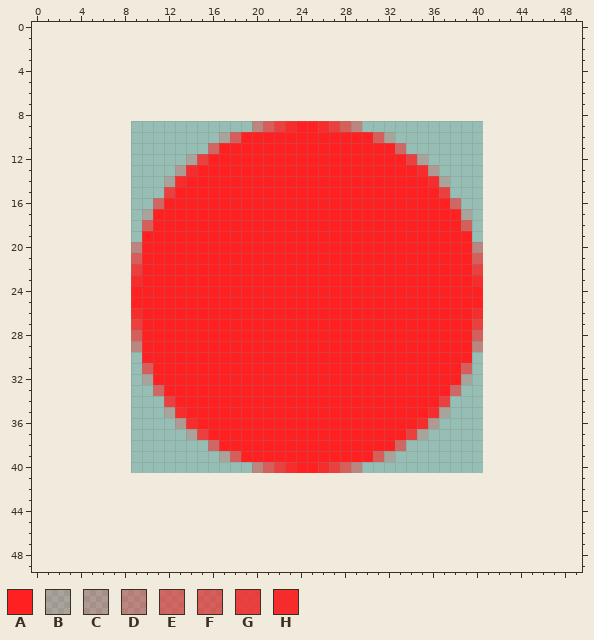
Edited in one commit: pixel-art sprite (assets/sprites/Player.png). The first picture shows the starting point.
The file is 32x32 pixels. Pixels under 10% opacity are left out. Colours within 5 levels of each other are drawn and written as one. The old version is drawn lined up with the new one, on the new canvas.
Palette (. is transparent): A #ff2121  B #ff21212b  C #ff21213b  D #ff21215b  E #ff21218b  F #ff21219b  G #ff2121cb  H #ff2121eb
After:
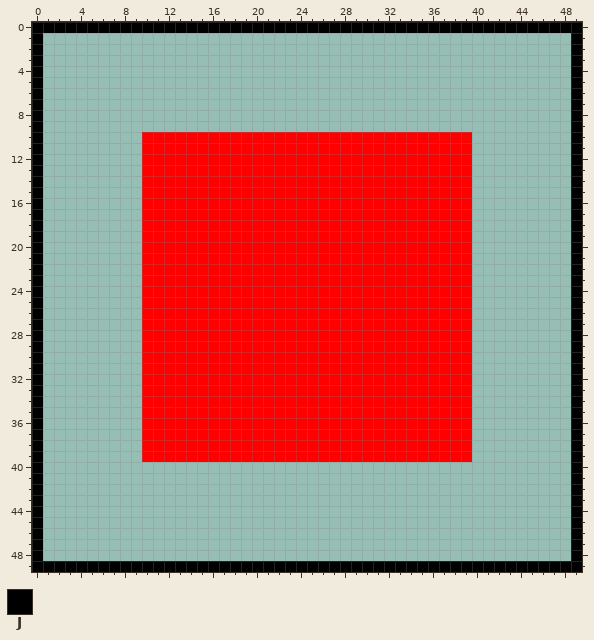
Colours new in this view: J #000000
Changes in this commit:
canvas 32x32 -> 50x50, the old top-left corner now at 9,9
Colour A changes from #ff2121 to #ff0000.
Colour A now appears in row 10 at x 10 to 16 and 33 to 39; in row 11 at x 10 to 15 and 34 to 39; in row 12 at x 10 to 13 and 36 to 39; in row 13 at x 10 to 12 and 37 to 39; in rows 14 to 15 at x 10 to 11 and 38 to 39; in row 16 at x 10 and 39.
Colour A now appears in row 33 at x 10 and 39; in rows 34 to 35 at x 10 to 11 and 38 to 39; in row 36 at x 10 to 12 and 37 to 39; in row 37 at x 10 to 13 and 36 to 39; in row 38 at x 10 to 15 and 34 to 39; in row 39 at x 10 to 16 and 33 to 39.
The author changed colour B to colour A in row 10 at x 17 and 32; in row 12 at x 14 and 35; in row 14 at x 12 and 37; in row 17 at x 10 and 39; in row 32 at x 10 and 39; in row 35 at x 12 and 37.
The author changed colour B to colour A in row 37 at x 14 and 35; in row 39 at x 17 and 32.
The author changed colour C to colour A in row 13 at x 13 and 36; in row 36 at x 13 and 36.
The author changed colour E to colour A in row 11 at x 16 and 33; in row 16 at x 11 and 38; in row 33 at x 11 and 38; in row 38 at x 16 and 33.
The author changed colour F to colour A in row 10 at x 18 and 31; in row 18 at x 10 and 39; in row 31 at x 10 and 39; in row 39 at x 18 and 31.
The author changed colour G to colour A in row 12 at x 15 and 34; in row 15 at x 12 and 37; in row 34 at x 12 and 37; in row 37 at x 15 and 34.
The author changed colour H to colour A in row 13 at x 14 and 35; in row 14 at x 13 and 36; in row 35 at x 13 and 36; in row 36 at x 14 and 35.
Colour J now appears in row 0 at x 0 to 49; in rows 1 to 48 at x 0 and 49; in row 49 at x 0 to 49.
Colour A is removed in row 9 at x 24 to 25; in rows 24 to 25 at x 9 and 40; in row 40 at x 24 to 25.
Colour D is removed in row 9 at x 20 and 29; in row 20 at x 9 and 40; in row 29 at x 9 and 40; in row 40 at x 20 and 29.
Colour F is removed in row 9 at x 21 and 28; in row 21 at x 9 and 40; in row 28 at x 9 and 40; in row 40 at x 21 and 28.
Colour G is removed in row 9 at x 22 and 27; in row 22 at x 9 and 40; in row 27 at x 9 and 40; in row 40 at x 22 and 27.
Colour H is removed in row 9 at x 23 and 26; in row 23 at x 9 and 40; in row 26 at x 9 and 40; in row 40 at x 23 and 26.
Where, in picture pixels (left, top, right, bottom), the same in both pictures:
changed: (32, 22, 582, 572)
